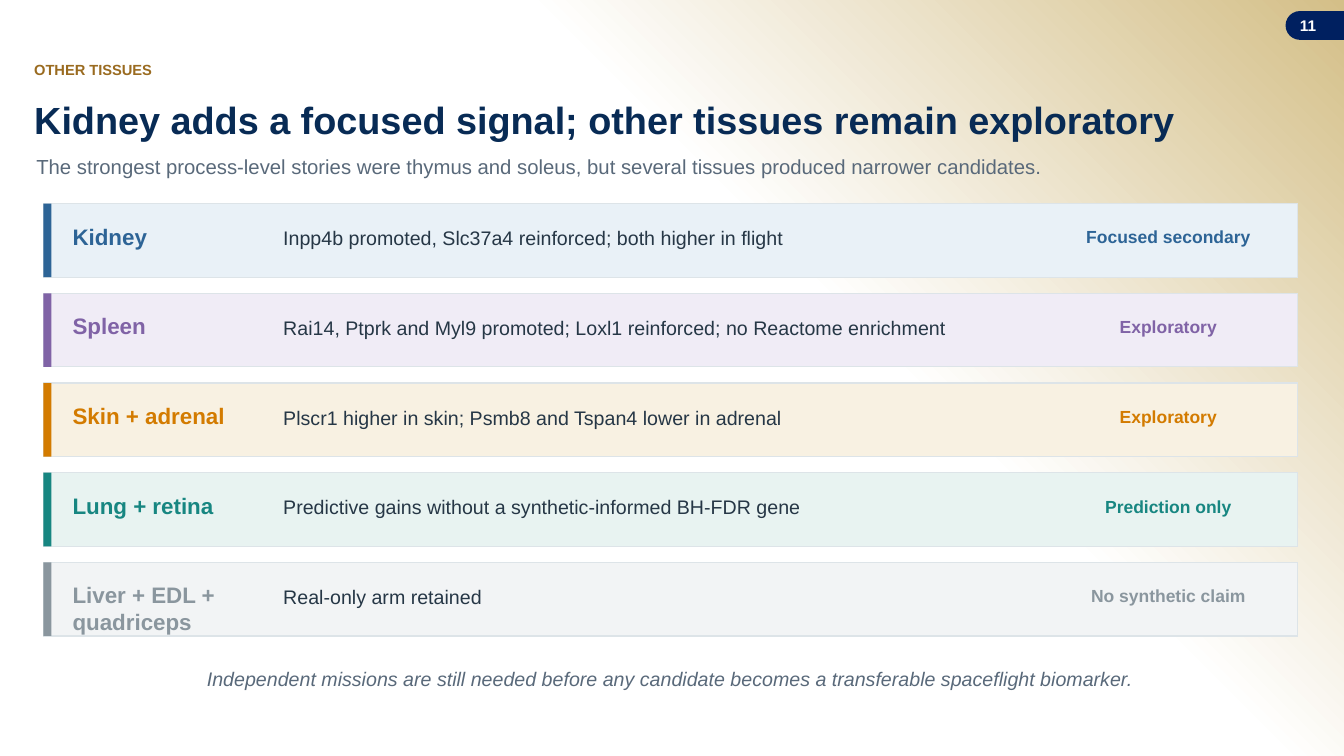
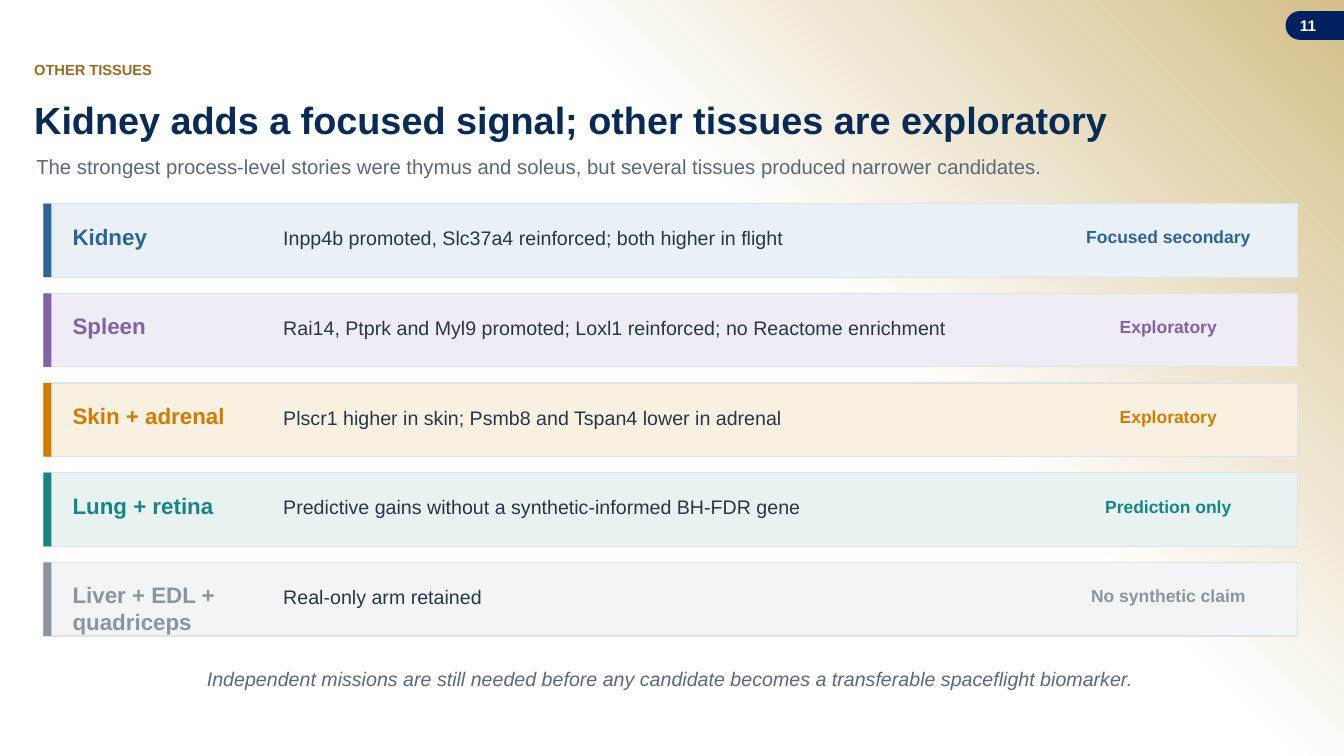
Before and after one commit to jasont314/nasa-mouse, a slide deck: slide 11 of presentation/SLSTP_2026_Generative_Transcriptomics.pptx. Drawn at 1344x756 pixels with LibreOffice and Linux fonts; fonts in the diff are those of the drawing; background and template pictures are left out. Boxes give left, top, right and bottom in pixels: in the first picture for what was removed or moved away, otherwise in the second. Text is boxed around its words. In the diff, an @@ line names an element or a change of style, - is before the commit and + after.

```diff
--- a/presentation/SLSTP_2026_Generative_Transcriptomics.pptx
+++ b/presentation/SLSTP_2026_Generative_Transcriptomics.pptx
@@ text at (x1=34, y1=106, x2=1107, y2=141): text changed @@
-Kidney adds a focused signal; other tissues remain exploratory
+Kidney adds a focused signal; other tissues are exploratory
```
Also in this commit, not shown: 3 other slides changed, 3 other files.
